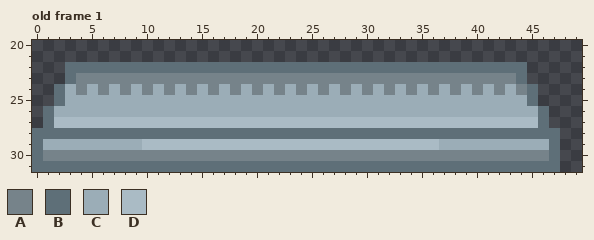
Two states of a pixel-art file, Assets/Sprites/Platform_Stick_1.aseprite. Above, as it was before the edit.
80x32 pixels, 5 frames. Colours within 5 levels of each other are drawn and written as one. Shown: old frame 1: x 0..49, y 20..31.
Palette (. is transparent): A #76838a  B #5e6f78  C #9badb7  D #aabbc5
Pixels before, old frame 1, first column x 0:
22 ...BBBBBBBBBBBBBBBBBBBBBBBBBBBBBBBBBBBBBBBBBB...
23 ...BAAAAAAAAAAAAAAAAAAAAAAAAAAAAAAAAAAAAAAAAB...
24 ..BCACACACACACACACACACACACACACACACACACACACACAB..
25 ..BCCCCCCCCCCCCCCCCCCCCCCCCCCCCCCCCCCCCCCCCCCB..
26 .BCCCCCCCCCCCCCCCCCCCCCCCCCCCCCCCCCCCCCCCCCCCCB.
27 .BDDDDDDDDDDDDDDDDDDDDDDDDDDDDDDDDDDDDDDDDDDDDB.
28 BBBBBBBBBBBBBBBBBBBBBBBBBBBBBBBBBBBBBBBBBBBBBBBB
29 BCCCCCCCCCDDDDDDDDDDDDDDDDDDDDDDDDDDDCCCCCCCCCCB
30 BAAAAAAAAAAAAAAAAAAAAAAAAAAAAAAAAAAAAAAAAAAAAAAB
31 BBBBBBBBBBBBBBBBBBBBBBBBBBBBBBBBBBBBBBBBBBBBBBBB
After:
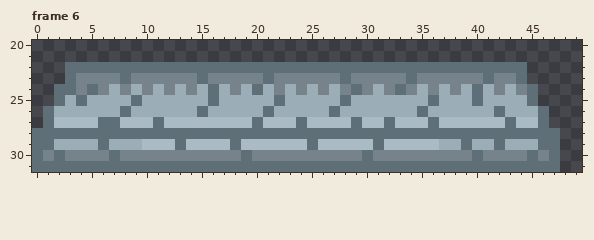
A new or re-ordered frame is compared with the old frame closest to it.
Changes in this commit:
frames 5 -> 6
Frame 6 is new; against old frame 1:
Colour A becomes colour B in row 23 at x 8, 15, 21, 28, 34 and 41; in row 24 at x 16, 20 and 40; in row 30 at x 2, 7, 19, 30, 40 and 45.
Colour C becomes colour B in row 24 at x 3, 5, 29 and 33; in row 25 at x 4, 9, 16, 22, 28, 36 and 40; in row 26 at x 8, 15, 21, 27, 35 and 42; in row 29 at x 1, 6, 39, 42 and 46.
Colour D becomes colour B in row 27 at x 6 to 7, 11, 20, 24, 29, 32, 36 and 43; in row 29 at x 13, 18, 25 and 31.
Changed places in both pictures, as pixel boxes (x1, y1, x2, y2):
changed: (65, 73, 549, 161)
changed: (43, 139, 65, 161)
